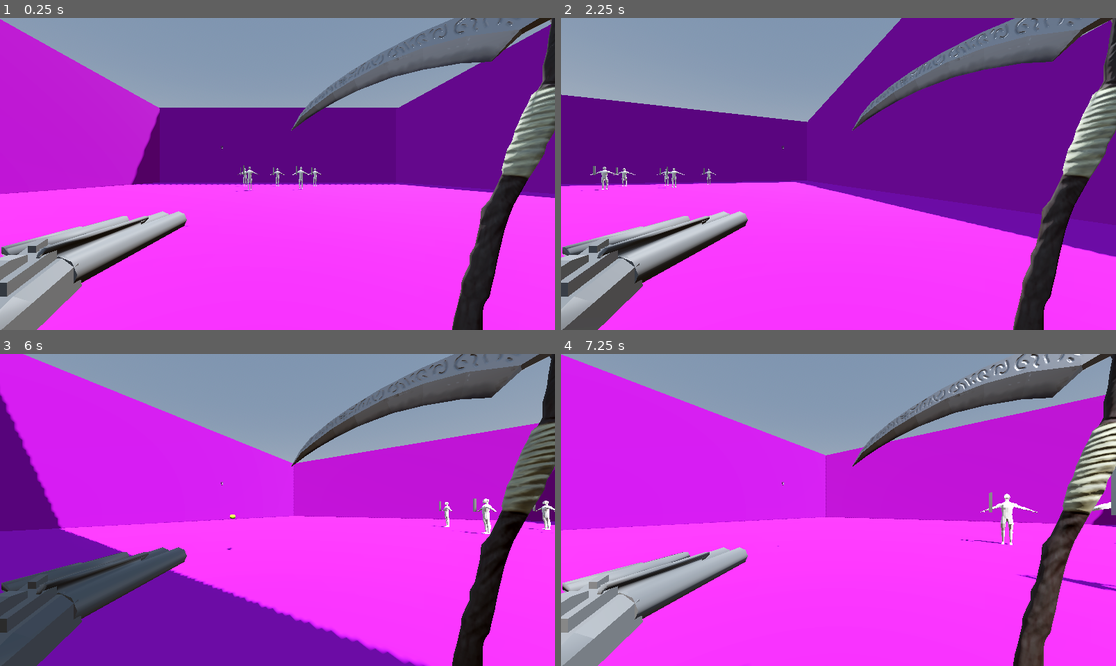
Above: before the commit, frames 1-4 (two rows, left to right).
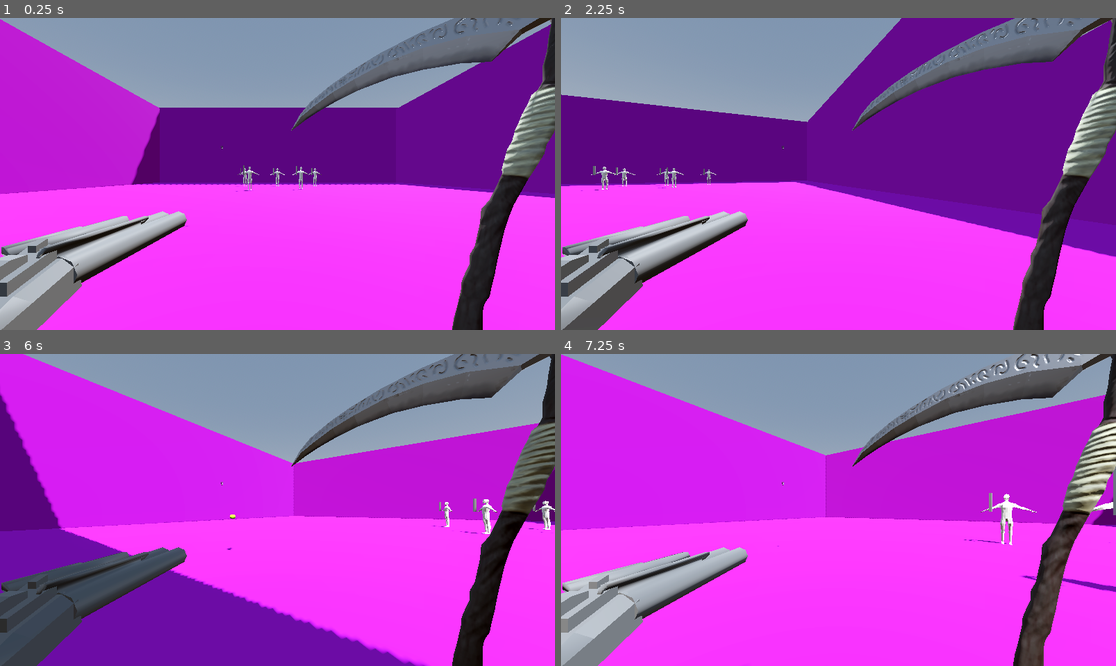
Above: after the commit, the same moments.

Repository: SeminixDev/pandora-boomer-shooter
Game: Godot game, scene res://World/world.tscn
Same seed, same stepped clock (60 frames per second), same inputs: the game is played once before the commit and once after it.
Inputs:
- Up to frame 1 (0.25 s): no input
- Up to frame 2 (2.25 s): tap Enter at 0.5 s; hold Right (right1) 0.53-1.28 s; tap S (down2) at 0.6 s; hold Down (down1) 1.28-2.03 s; tap A (left2) at 1.35 s; hold Right (right1) from 2.03 s (still down); hold D (right2) from 2.03 s (still down)
- Up to frame 3 (6 s): release Right (right1) at 2.78 s; release D (right2) at 2.78 s; hold Up (up1) 2.78-3.53 s; tap W (up2) at 2.85, 5.85 s; hold Left (left1) 3.53-5.03 s; tap S (down2) at 3.6 s; tap Space at 4.25 s; tap A (left2) at 4.35 s; tap Enter at 5 s; hold Down (down1) 5.03-5.78 s; hold D (right2) 5.03-5.78 s; hold Right (right1) from 5.78 s (still down)
- Up to frame 4 (7.25 s): release Right (right1) at 6.53 s; hold Up (up1) from 6.53 s (still down); tap S (down2) at 6.6 s

The runs differ from the first frame. In frame 1, less than 0.1% of the frame differs, in the area x 43-58%, y 47-56%; in frame 2, less than 0.1%; in frame 3, less than 0.1%; in frame 4, 0.3%, in the area x 71-100%, y 37-77%.

Commit message:
Upgrade enemy movement

Diff:
--- a/Enemy/enemy.gd
+++ b/Enemy/enemy.gd
@@ -1,9 +1,13 @@
 extends CharacterBody3D
 
 @export_group("Stats")
-@export var speed: float = 3.5
 @export var max_health: int = 30
 var current_health: int = max_health
+
+@export_group("Movement")
+@export var speed: float = 3.5
+@export var acceleration: float = 50.0
+@export var friction: float = 50.0
 
 @export_group("Attack")
 @export var is_ranged: bool = false
@@ -32,48 +36,60 @@
 
 	# Move toward target if exists
 	if target:
-		move_toward_target()
+		move_toward_target(delta)
+
+
+# --- Movement ---
+
+func move_toward_target(delta: float) -> void:
+	var distance_to_target = global_position.distance_to(target.global_position)
+	var ai_direction := Vector3.ZERO
+
+	# If out of range, move towards the player
+	if distance_to_target > attack_range:
+		# Get the vector pointing at the player
+		ai_direction = global_position.direction_to(target.global_position)
+		ai_direction.y = 0 # Keep it strictly horizontal
+		ai_direction = ai_direction.normalized()
+
+		# Handle Facing (Look at the player)
+		var look_target = target.global_position
+		look_target.y = global_position.y
+		if global_position.distance_to(look_target) > 0.1:
+			look_at(look_target, Vector3.UP)
+		var direction = global_position.direction_to(target.global_position)
+
+	#  Apply movement physics
+	if ai_direction != Vector3.ZERO:
+		# Accelerate toward the player
+		var target_velocity = ai_direction * speed
+		velocity.x = move_toward(velocity.x, target_velocity.x, acceleration * delta)
+		velocity.z = move_toward(velocity.z, target_velocity.z, acceleration * delta)
+	else:
+		# Snappy Stop (In range or lost target)
+		# Use friction for a slight slide, or set to 0 for an instant halt
+		velocity.x = move_toward(velocity.x, 0, friction * delta)
+		velocity.z = move_toward(velocity.z, 0, friction * delta)
+
+		# Attack Logic (Only triggers when stopped/in range)
+		if distance_to_target <= attack_range:
+			handle_attack_logic()
 
 	# Return if player killed & scene was reloaded
 	if not is_inside_tree():
 		return
 
-	# Physics
 	move_and_slide()
 
-# --- Movement ---
-func move_toward_target() -> void:
-	var distance_to_target = global_position.distance_to(target.global_position)
+# --- Attacking ---
 
-	# If out of range, move towards the player
-	if distance_to_target > attack_range:
-		var direction = global_position.direction_to(target.global_position)
-
-		# Keep movement horizontal
-		direction.y = 0
-		direction = direction.normalized()
-
-		velocity.x = direction.x * speed
-		velocity.z = direction.z * speed
-
-		# Look at the player but lock vertical tilt
-		var look_target = target.global_position
-		look_target.y = global_position.y
-		if global_position.distance_to(look_target) > 0.1:
-			look_at(look_target, Vector3.UP)
-
-	# If in range, stop and attack
-	else:
-		velocity.x = 0
-		velocity.z = 0
-
-		if time_since_last_attack >= attack_cooldown:
-			if is_ranged:
-				ranged_attack()
-			else:
-				melee_attack()
-
-# --- Attacking ---
+func handle_attack_logic():
+	if time_since_last_attack >= attack_cooldown:
+		if is_ranged:
+			ranged_attack()
+		else:
+			melee_attack()
+		time_since_last_attack = 0
 
 func melee_attack() -> void:
 	# Rotate the sword arm specifically to point exactly at the player's core
